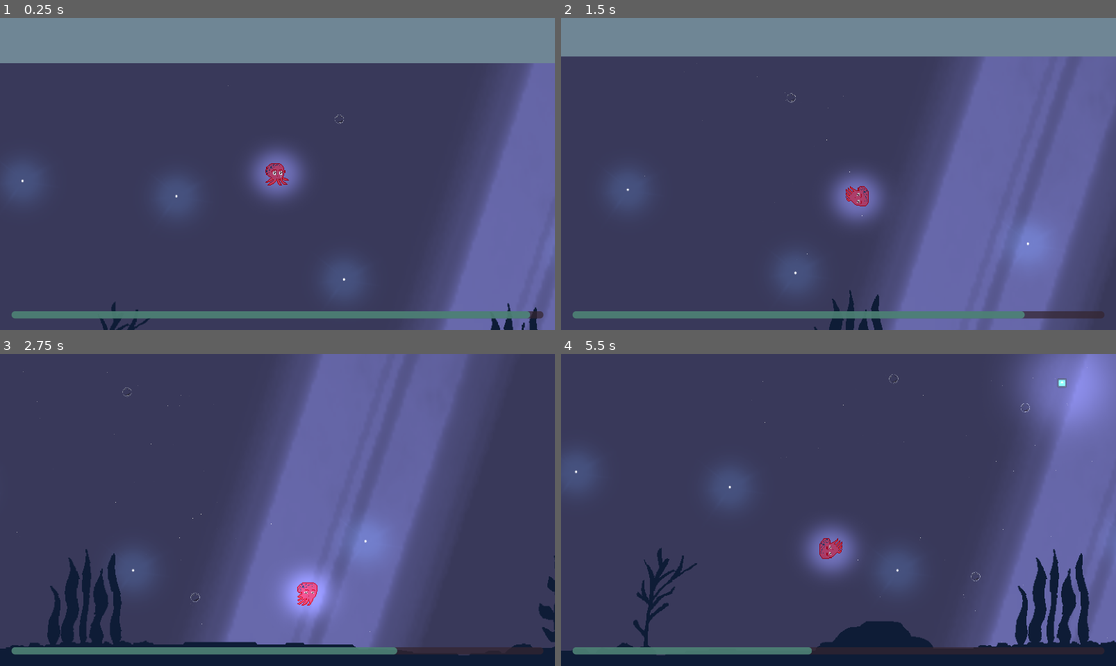
Above: before the commit, frames 1-4 (two rows, left to right).
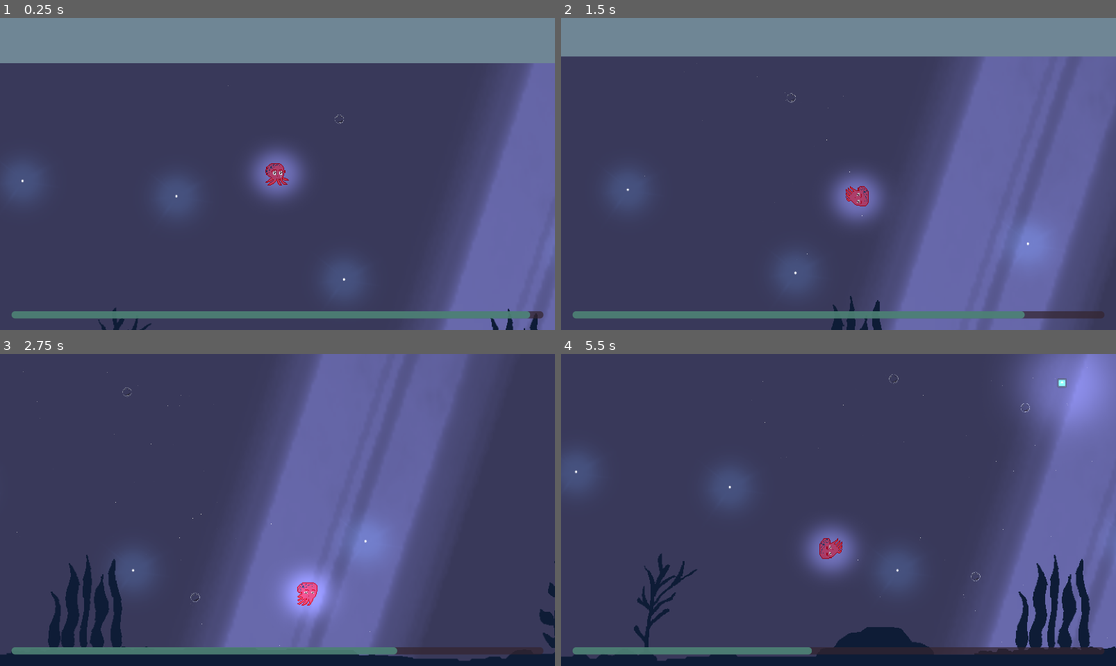
Above: after the commit, the same moments.

Repository: alfroids/tidal-storm
Game: Godot game, scene res://scenes/levels/main.tscn
Same seed, same stepped clock (60 frames per second), same inputs: the game is played once before the commit and once after it. The engine's default icon, where the game draws it, is replaced by a stand-in: a white triangle on a blue panel in a dark square.
Inputs:
- Up to frame 1 (0.25 s): no input
- Up to frame 2 (1.5 s): hold D (move_right) 0.53-1.28 s; tap Space (dash) at 0.6, 1.35 s; hold S (move_down) from 1.28 s (still down)
- Up to frame 3 (2.75 s): release S (move_down) at 2.03 s; hold D (move_right) from 2.03 s (still down); tap Space (dash) at 2.1 s
- Up to frame 4 (5.5 s): release D (move_right) at 2.78 s; hold W (move_up) 2.78-3.53 s; tap Space (dash) every 0.75 s from 2.85 to 5.1 s; hold A (move_left) 3.53-5.03 s; hold S (move_down) from 5.03 s (still down)

The runs differ from the first frame. In frame 1, 0.3% of the frame differs, in the area x 17-97%, y 90-100%; in frame 2, 0.1%; in frame 3, 1.8%; in frame 4, 2.4%, in the area x 0-100%, y 62-99%.

Commit message:
Several foreground sprites added. Suggestions for a final foreground

Diff:
--- a/scenes/levels/main.tscn
+++ b/scenes/levels/main.tscn
@@ -85,8 +85,8 @@
 
 [node name="ParallaxBackground" parent="." instance=ExtResource("3_id7vp")]
 layer = 3
-offset = Vector2(-1920, 0)
-transform = Transform2D(1, 0, 0, 1, -1920, 0)
+offset = Vector2(-4038, 0)
+transform = Transform2D(1, 0, 0, 1, -4038, 0)
 
 [node name="UI" type="CanvasLayer" parent="."]
 layer = 10
--- a/scenes/vfx/parallax/parallax_background.tscn
+++ b/scenes/vfx/parallax/parallax_background.tscn
@@ -1,6 +1,6 @@
 [gd_scene load_steps=2 format=3 uid="uid://beu1a485bi78v"]
 
-[ext_resource type="Texture2D" uid="uid://badcpooegf3jx" path="res://assets/sprites/fg_parallax.png" id="1_e823e"]
+[ext_resource type="Texture2D" uid="uid://bwwclond74du2" path="res://assets/sprites/fg_parallax_longer_final.png" id="1_ooc1f"]
 
 [node name="ParallaxBackground" type="ParallaxBackground"]
 
@@ -9,5 +9,5 @@
 
 [node name="Sprite2D" type="Sprite2D" parent="ParallaxLayer"]
 scale = Vector2(2.5, 2.5)
-texture = ExtResource("1_e823e")
+texture = ExtResource("1_ooc1f")
 centered = false
Binary file added: assets/sprites/fg_parallax_longer.png
Not shown, added: assets/sprites/fg_parallax_longer.png.import
Binary file added: assets/sprites/fg_parallax_longer_2.png
Not shown, added: assets/sprites/fg_parallax_longer_2.png.import
Binary file added: assets/sprites/fg_parallax_longer_final.aseprite
Binary file added: assets/sprites/fg_parallax_longer_final.png
Not shown, added: assets/sprites/fg_parallax_longer_final.png.import
